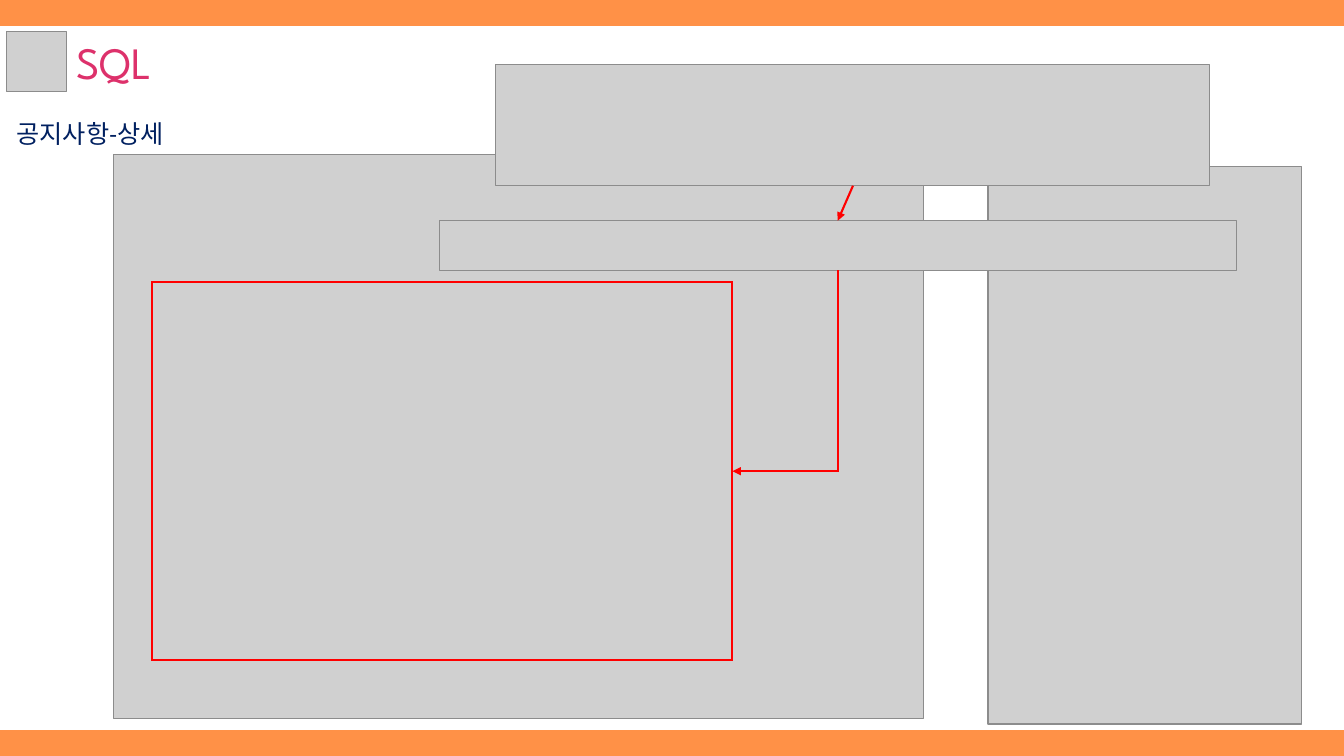
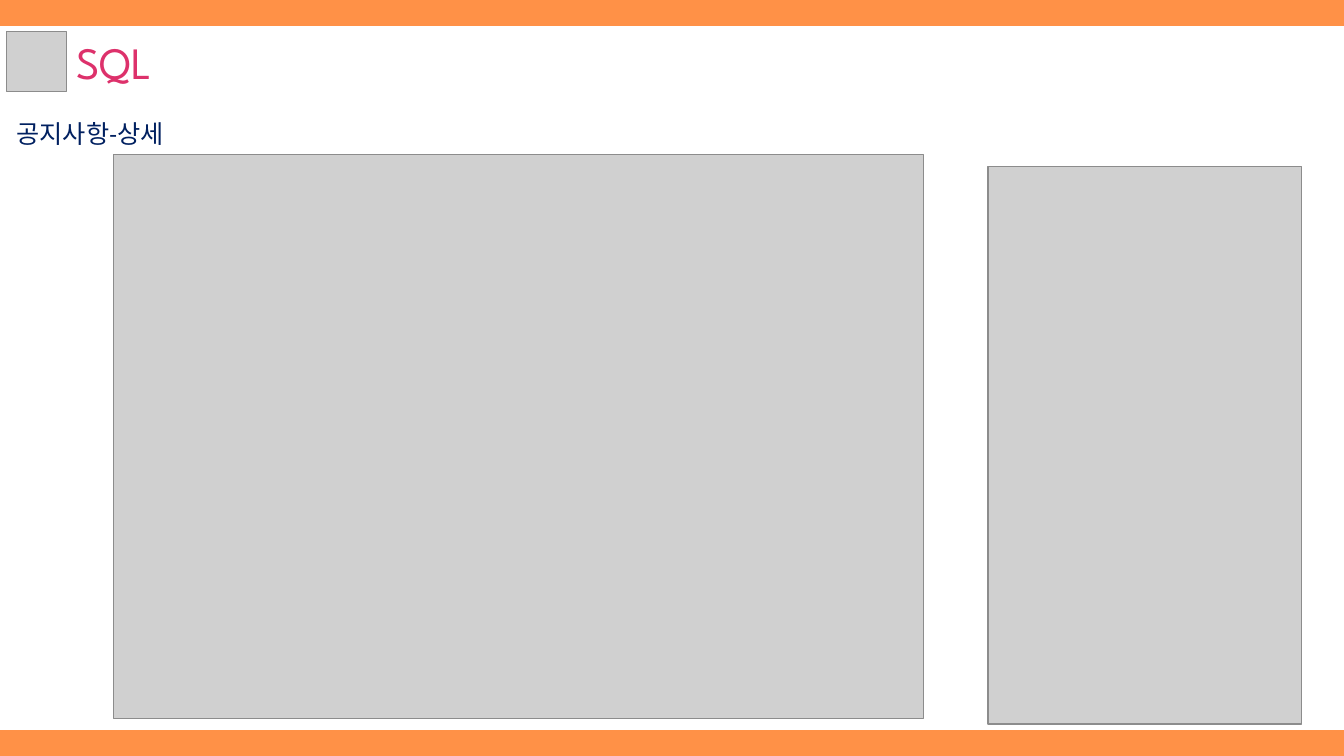
Before and after one commit to hhsw07/ezen-academy-projects, a slide deck: slide 42 of WebContent/jhk/document/3조 하비팩토리_제출용.pptx (slide 15 before the commit). Drawn at 1344x756 pixels with LibreOffice and Linux fonts; fonts in the diff are those of the drawing; grey boxes stand for pictures. Boxes give left, top, right and bottom in pixels: in the first picture for what was removed or moved away, otherwise in the second. Text is boxed around its words. In the diff, an @@ line names an element or a change of style, - is before the commit and + after.

```diff
--- a/WebContent/jhk/document/3조 하비팩토리_제출용.pptx
+++ b/WebContent/jhk/document/3조 하비팩토리_제출용.pptx
@@ picture removed at (496,65,1210,186) @@
@@ arrow removed from (853, 186) to (838, 221) @@
@@ picture removed at (440,221,1237,270) @@
@@ rectangle removed at (152,282,733,659) @@
@@ elbow arrow removed from (838, 270) to (733, 471) @@
```
Also in this commit, not shown: 6 other slides changed, 31 slides added, 5 slides removed, 2 other files.
